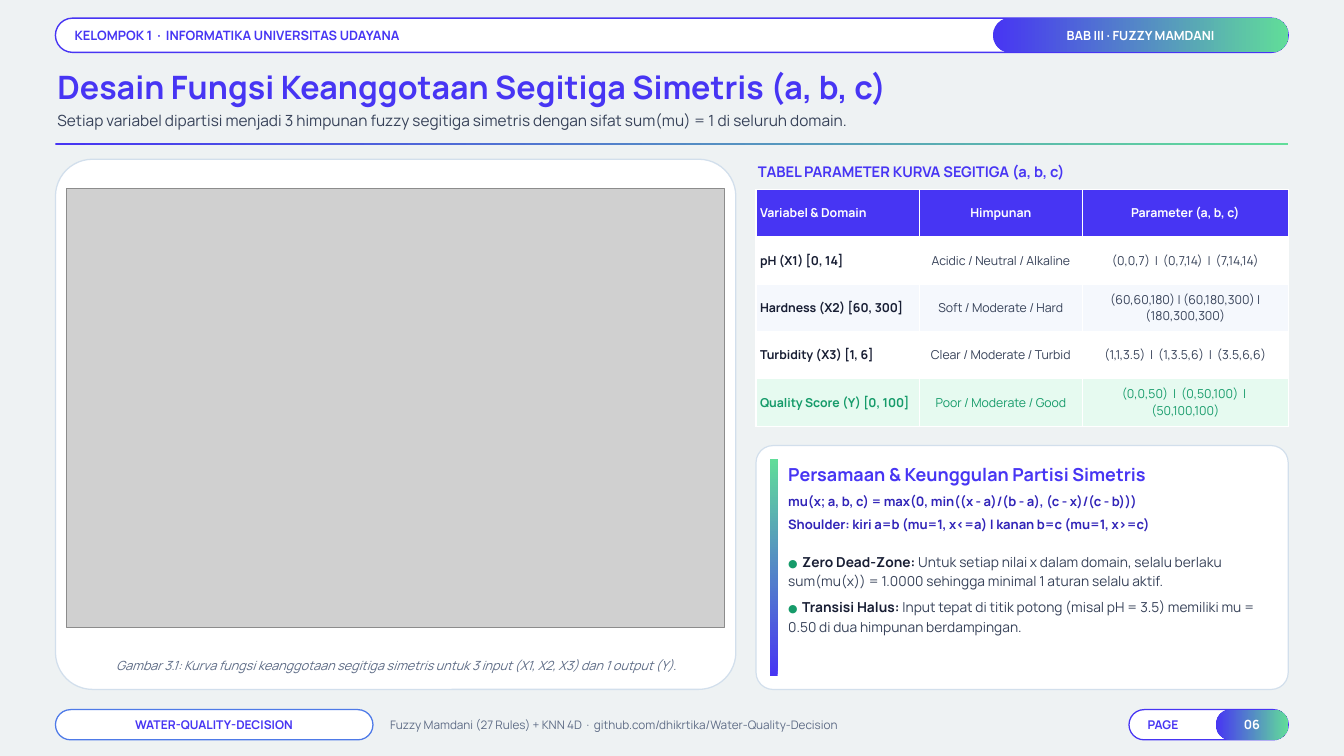
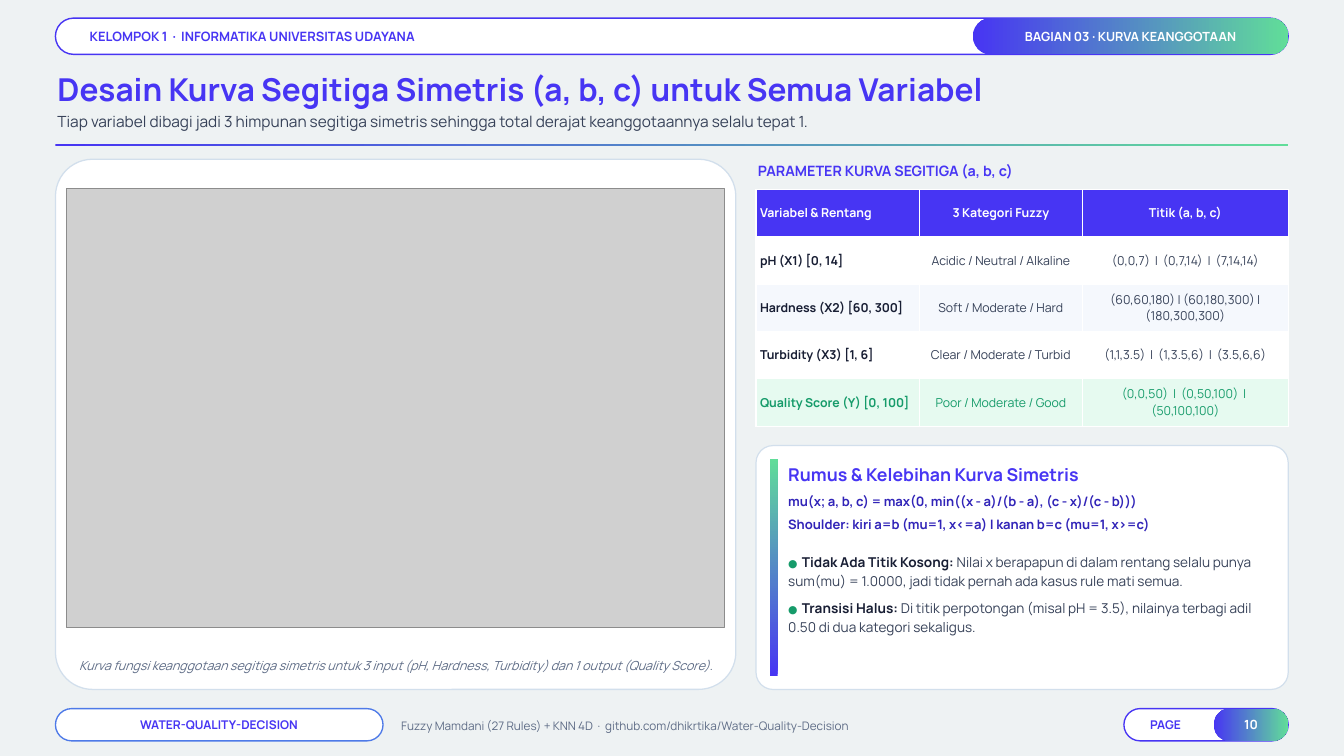
Before and after one commit to Niel-1/Water-Quality-Decision, a slide deck: slide 10 of docs/Presentasi_Final_Project_TLF_Kelompok_1.pptx (slide 6 before the commit). Drawn at 1344x756 pixels with LibreOffice and Linux fonts; fonts in the diff are those of the drawing; grey boxes stand for pictures; background and template pictures are left out. Boxes give left, top, right and bottom in pixels: in the first picture for what was removed or moved away, otherwise in the second. Text is boxed around its words. In the diff, an @@ line names an element or a change of style, - is before the commit and + after.

```diff
--- a/docs/Presentasi_Final_Project_TLF_Kelompok_1.pptx
+++ b/docs/Presentasi_Final_Project_TLF_Kelompok_1.pptx
@@ rounded rectangle added at <box>55,18,1289,54</box>, fill #FFFFFF, outline #4735F3 1 pt @@
@@ text "KELOMPOK 1 · INFORMATIKA UNIVERSITAS ...": place and size @@
-text "KELOMPOK 1 · INFORMATIKA UNIVERSITAS ..." at <box>55,18,1289,52</box>
+text "KELOMPOK 1 · INFORMATIKA UNIVERSITAS ..." at <box>90,31,415,41</box>
@@ text "KELOMPOK 1 · INFORMATIKA UNIVERSITAS ..." at <box>90,31,415,41</box>: fill #FFFFFF to none; outline #4735F3 1 pt to none @@
@@ rounded rectangle added at <box>973,18,1289,54</box>, fill gradient #4735F3 to #61DD99, 9 pt, text #FFFFFF, bold @@
+BAGIAN 03 · KURVA KEANGGOTAAN
@@ rounded rectangle removed at <box>993,18,1289,52</box> @@
-BAB III · FUZZY MAMDANI
@@ text at <box>57,74,983,109</box>: text changed; size 23 to 22.5 pt @@
-Desain Fungsi Keanggotaan Segitiga Simetris (a, b, c)
+Desain Kurva Segitiga Simetris (a, b, c) untuk Semua Variabel
@@ text at <box>57,115,808,131</box>: text changed @@
-Setiap variabel dipartisi menjadi 3 himpunan fuzzy segitiga simetris dengan sifat sum(mu) = 1 di seluruh domain.
+Tiap variabel dibagi jadi 3 himpunan segitiga simetris sehingga total derajat keanggotaannya selalu tepat 1.
@@ text at <box>758,164,1013,179</box>: text changed; size 10.5 to 10.2 pt @@
-TABEL PARAMETER KURVA SEGITIGA (a, b, c)
+PARAMETER KURVA SEGITIGA (a, b, c)
@@ table at <box>756,190,1289,426</box> @@
-row 1: Variabel & Domain | Himpunan | Parameter (a, b, c)
+row 1: Variabel & Rentang | 3 Kategori Fuzzy | Titik (a, b, c)
@@ text at <box>788,468,1079,482</box>: text changed; size 12.8 to 12.6 pt @@
-Persamaan & Keunggulan Partisi Simetris
+Rumus & Kelebihan Kurva Simetris
@@ text at <box>788,557,1252,636</box>: text changed; size 9.8 to 9.7 pt @@
-● Zero Dead-Zone: Untuk setiap nilai x dalam domain, selalu berlaku sum(mu(x)) = 1.0000 sehingga minimal 1 aturan selalu aktif.
-● Transisi Halus: Input tepat di titik potong (misal pH = 3.5) memiliki mu = 0.50 di dua himpunan berdampingan.
+● Tidak Ada Titik Kosong: Nilai x berapapun di dalam rentang selalu punya sum(mu) = 1.0000, jadi tidak pernah ada kasus rule mati semua.
+● Transisi Halus: Di titik perpotongan (misal pH = 3.5), nilainya terbagi adil 0.50 di dua kategori sekaligus.
@@ text at <box>79,660,712,673</box>: text changed; size 9 to 8.9 pt @@
-Gambar 3.1: Kurva fungsi keanggotaan segitiga simetris untuk 3 input (X1, X2, X3) dan 1 output (Y).
+Kurva fungsi keanggotaan segitiga simetris untuk 3 input (pH, Hardness, Turbidity) dan 1 output (Quality Score).
@@ rounded rectangle "WATER-QUALITY-DECISION": place and size @@
-rounded rectangle "WATER-QUALITY-DECISION" at <box>55,710,373,740</box>
+rounded rectangle "WATER-QUALITY-DECISION" at <box>55,709,383,741</box>
@@ rounded rectangle "WATER-QUALITY-DECISION" at <box>55,709,383,741</box>: outline #4E7AE8 0.9 pt to #4E7AE8 0.95 pt @@
@@ text "Fuzzy Mamdani (27 Rules) + ...": place and size @@
-text "Fuzzy Mamdani (27 Rules) + ..." at <box>390,719,838,732</box>
+text "Fuzzy Mamdani (27 Rules) + ..." at <box>401,720,849,733</box>
@@ text "Fuzzy Mamdani (27 Rules) + ..." at <box>401,720,849,733</box>: line spacing 1.18 to 1.2 @@
@@ rounded rectangle added at <box>1124,709,1289,741</box>, fill #FFFFFF, outline #4735F3 0.95 pt @@
@@ text "PAGE": place and size @@
-text "PAGE" at <box>1129,710,1289,740</box>
+text "PAGE" at <box>1150,720,1181,729</box>
@@ text "PAGE" at <box>1150,720,1181,729</box>: fill #FFFFFF to none; outline #4735F3 0.9 pt to none @@
@@ text in rounded rectangle at <box>1244,719,1258,729</box>: text changed @@
-06
+10
```
Also in this commit, not shown: 11 other slides changed, 8 slides added, 3 slides removed, 1 other file.
